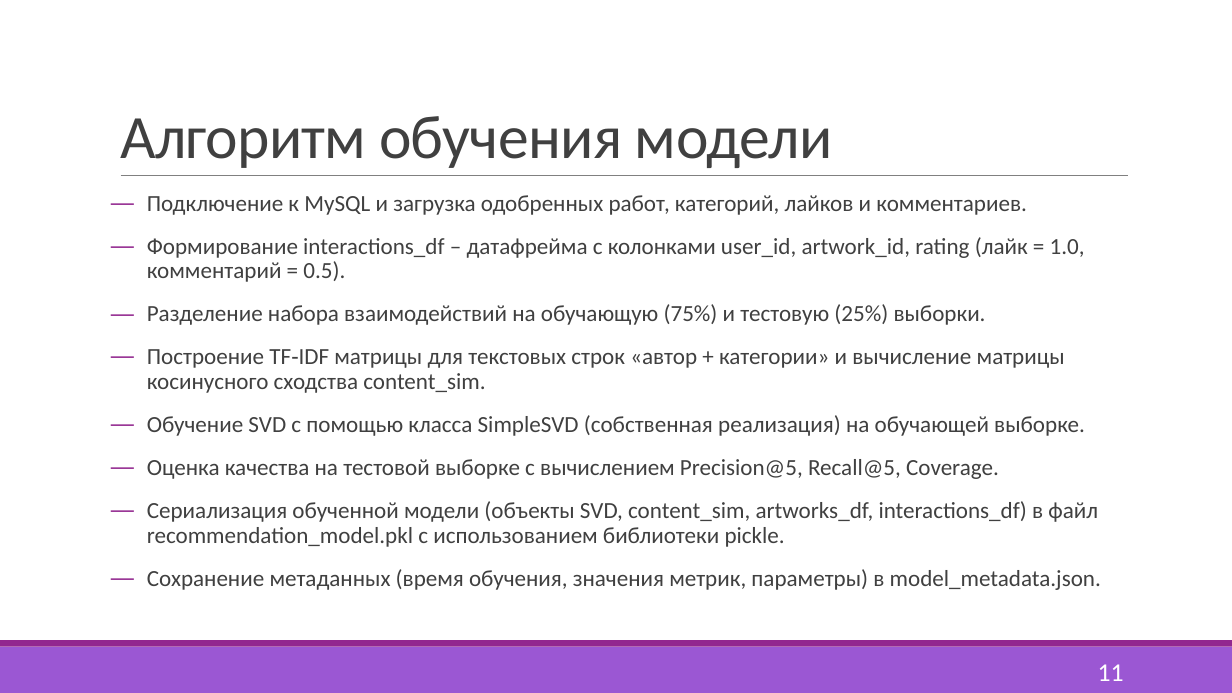
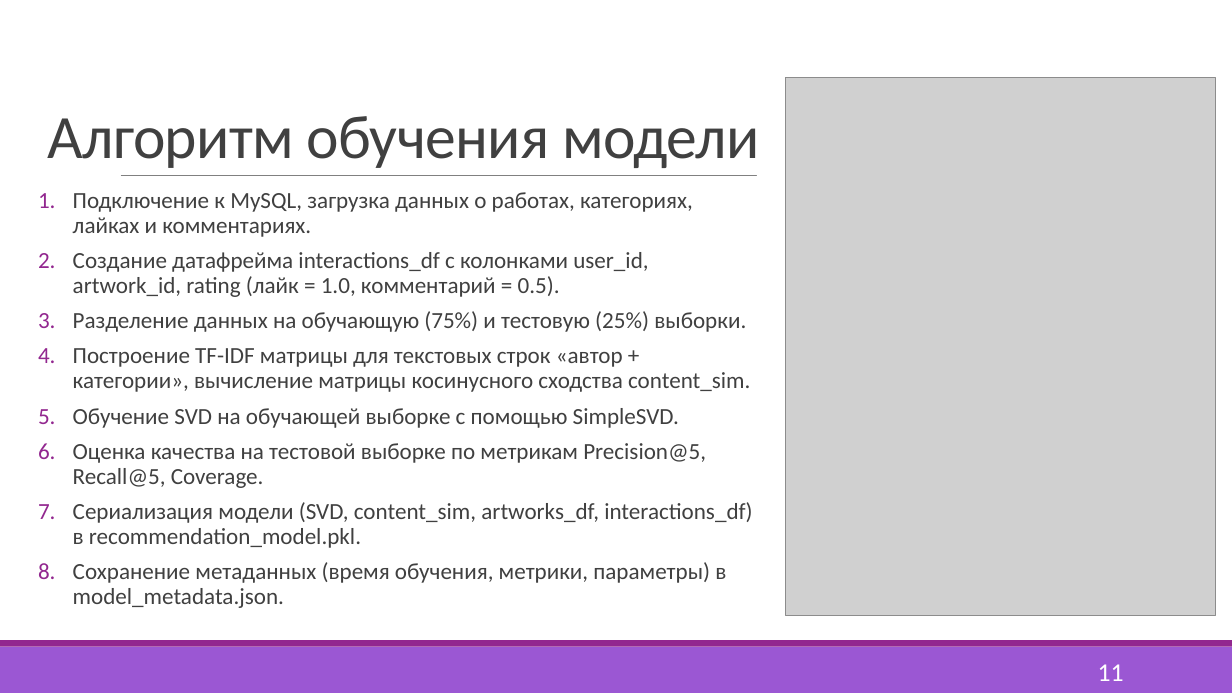
Before and after one commit to ShutovaTE/AG-Diploma, a slide deck: slide 11 of Документы/ШутоваТЕ_ВКР_Презентация.pptx. Drawn at 1232x693 pixels with LibreOffice and Linux fonts; fonts in the diff are those of the drawing; grey boxes stand for pictures. Boxes give left, top, right and bottom in pixels: in the first picture for what was removed or moved away, otherwise in the second. Text is boxed around its words. In the diff, an @@ line names an element or a change of style, - is before the commit and + after.

```diff
--- a/Документы/ШутоваТЕ_ВКР_Презентация.pptx
+++ b/Документы/ШутоваТЕ_ВКР_Презентация.pptx
@@ title "Алгоритм обучения модели": place and size @@
-title "Алгоритм обучения модели" at [120, 116, 832, 168]
+title "Алгоритм обучения модели" at [47, 116, 759, 168]
@@ picture added at [786, 78, 1215, 615] @@
@@ rectangle added at [757, 166, 1153, 193], fill #FFFFFF @@
@@ text at [73, 192, 752, 608]: text changed @@
-― Подключение к MySQL и загрузка одобренных работ, категорий, лайков и комментариев.
-― Формирование interactions_df – датафрейма с колонками user_id, artwork_id, rating (лайк = 1.0, комментарий = 0.5).
-― Разделение набора взаимодействий на обучающую (75%) и тестовую (25%) выборки.
-― Построение TF‑IDF матрицы для текстовых строк «автор + категории» и вычисление матрицы косинусного сходства content_sim.
-― Обучение SVD с помощью класса SimpleSVD (собственная реализация) на обучающей выборке.
-― Оценка качества на тестовой выборке с вычислением Precision@5, Recall@5, Coverage.
-― Сериализация обученной модели (объекты SVD, content_sim, artworks_df, interactions_df) в файл recommendation_model.pkl с использованием библиотеки pickle.
-― Сохранение метаданных (время обучения, значения метрик, параметры) в model_metadata.json.
+1. Подключение к MySQL, загрузка данных о работах, категориях, лайках и комментариях.
+2. Создание датафрейма interactions_df с колонками user_id, artwork_id, rating (лайк = 1.0, комментарий = 0.5).
+3. Разделение данных на обучающую (75%) и тестовую (25%) выборки.
+4. Построение TF-IDF матрицы для текстовых строк «автор + категории», вычисление матрицы косинусного сходства content_sim.
+5. Обучение SVD на обучающей выборке с помощью SimpleSVD.
+6. Оценка качества на тестовой выборке по метрикам Precision@5, Recall@5, Coverage.
+7. Сериализация модели (SVD, content_sim, artworks_df, interactions_df) в recommendation_model.pkl.
+8. Сохранение метаданных (время обучения, метрики, параметры) в model_metadata.json.
```
Also in this commit, not shown: 4 other slides changed, 1 slide added, 1 slide removed, 16 other files.
